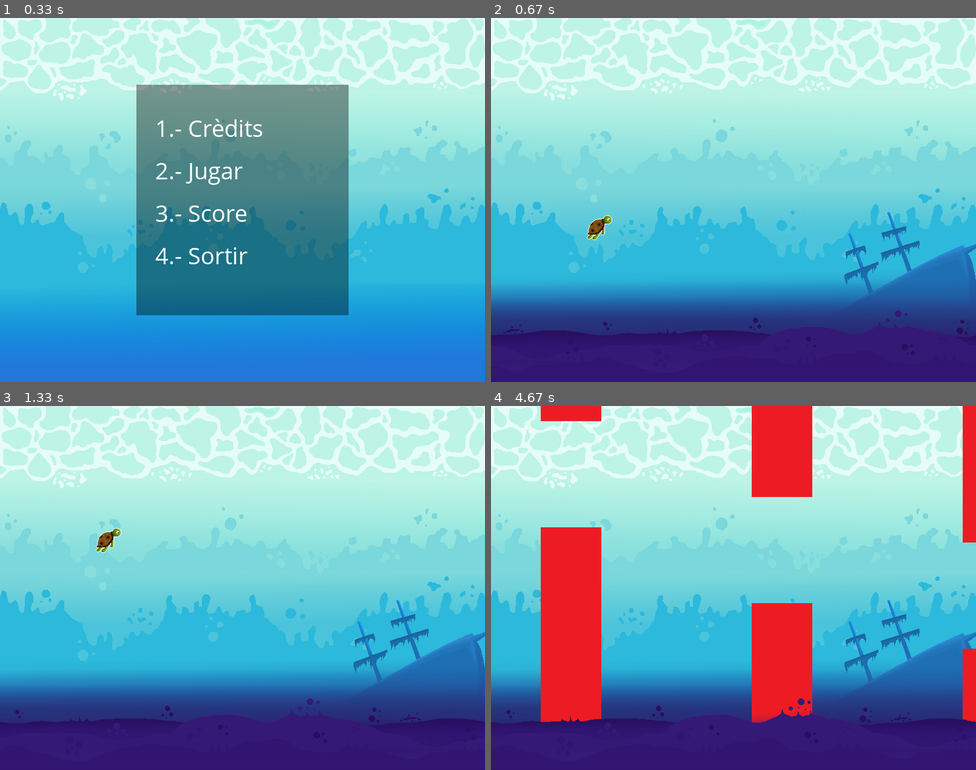
Above: before the commit, frames 1-4 (two rows, left to right).
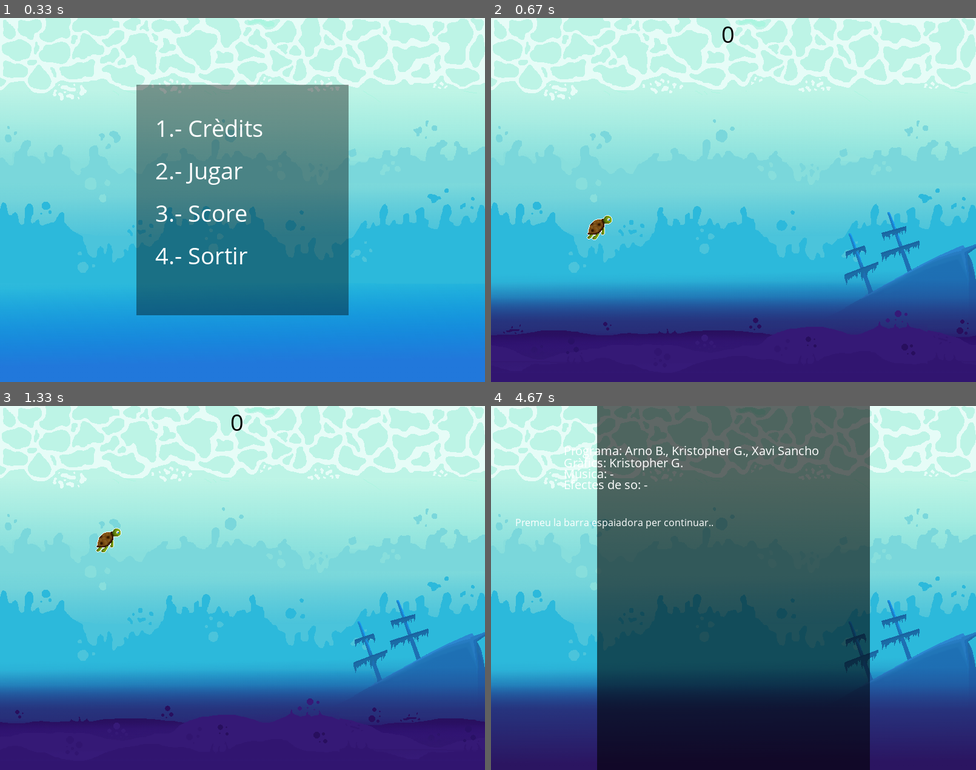
Above: after the commit, the same moments.

Repository: abrsc/M14IntroduccioPython
Game: pygame game, started from Pygame/Projecte Flappy Bird/flappyturtle.py
Same seed, same stepped clock (60 frames per second), same inputs: the game is played once before the commit and once after it.
Inputs (mouse positions are in pixels of both pictures, inside the frame that each line leads up to):
- Up to frame 1 (0.33 s): no input
- Up to frame 2 (0.67 s): tap 2 at 0.33 s
- Up to frame 3 (1.33 s): tap Space at 0.67 s; click (92, 533) at 1.05 s
- Up to frame 4 (4.67 s): click (912, 715) at 1.38 s; click (743, 464) at 1.72 s; click (709, 682) at 2.05 s; tap 1 at 2.33 s

Frame 1 is identical in both runs. In frame 2, less than 0.1% of the frame differs, in the area x 47-50%, y 2-7%; in frame 3, less than 0.1%; in frame 4, 65%, in the area x 0-100%, y 0-100%.

Commit message:
resolt d'alguns bug

Diff:
--- a/Pygame/Projecte Flappy Bird/flappyturtle.py
+++ b/Pygame/Projecte Flappy Bird/flappyturtle.py
@@ -23,24 +23,21 @@
 #Si tenem que calcular temps, necessitem aquesta variable per evitar que hi ha coses que apparecen si les intervales no són valides.
 temps_pause = 0
 
-temps_obstaculos = 1440 # 1,4 segons per obstaculo
-obstaculos = [] #Llista per guardar els obstaculos
-temps_ultim_obstaculo = 0
+temps_obstaculos = 1440 # 1,4 segons entre obstacles
 velocitat_obstaculos = 4
-ultima_posicio = 0
-comptador = 0
-
-#variables
+
+#jugador
 gravitat = 0.2
 velocitat_tortuga = 0
+best_score = 0
 
 
 pygame.init()
 pantalla = pygame.display.set_mode((AMPLADA, ALTURA))
 pygame.display.set_caption("Flappy Turtle")
 background = pygame.image.load(BACKGROUND_IMAGE).convert()
-pos_x_suelo = 0
 altures_obstaculos = [400,325,200]
+
 
 #FPS
 clock = pygame.time.Clock()
@@ -123,9 +120,18 @@
     if partida == True:
         current_time = pygame.time.get_ticks()
         player_rect = imatge_tortuga.get_rect(midbottom=(AMPLADA // 4.5, ALTURA - 270))
+        game_over = False
         pause = False
-
-        while True:
+        score = 0
+        comptador = 0 #Per evitar que els obstacles aparacen multiples veces seguides.
+        ultima_posicio = 0 #Per saber qué estava l'ultima posició dels obstacles.
+        temps_ultim_obstaculo = 0 #La ultima vegada que va venir el obstaculo.
+        pos_x_suelo = 0 #La posicio del suelo
+        obstaculos = [] #Llista per guardar els obstaculos
+
+
+
+        while partida:
             current_time = pygame.time.get_ticks()
             for event in pygame.event.get():
                 if event.type == pygame.QUIT:
@@ -154,6 +160,14 @@
                 else:
                     pantalla.blit(imatge_obstaculo,obstaculo)
 
+                if player_rect.colliderect(obstaculo):
+                    velocitat_tortuga = 0
+                    game_over = True
+
+            if player_rect.top < 2 or player_rect.bottom > 500:
+                velocitat_tortuga = 4
+                game_over = True
+
             if current_time - temps_ultim_obstaculo >= temps_obstaculos:
                 pos_aleatoria_obstaculo = random.choice(altures_obstaculos)
                 obstaculo_abajo = imatge_obstaculo.get_rect(midtop = (900,pos_aleatoria_obstaculo))
@@ -169,6 +183,7 @@
                 ultima_posicio = pos_aleatoria_obstaculo
 
                 temps_ultim_obstaculo = current_time
+
 
             pantalla.blit(imatge_tortuga, player_rect)
             velocitat_tortuga += gravitat
@@ -191,10 +206,26 @@
                     current_time = pygame.time.get_ticks()
                 temps_ultim_obstaculo = current_time - temps_pause + temps_ultim_obstaculo
 
+            TextPantalla(pantalla,'Comic Sans MS', 40, str(score),(0,0,0),(380,0))
+
             pos_x_suelo -= 4
             imprimir_suelo()
             if pos_x_suelo <= -800:
                 pos_x_suelo = 0
 
+            if game_over == True:
+                if score > best_score:
+                    best_score = score
+                partida = False
+                try:
+                    obstaculo_abajo = 0
+                    obstaculo_arriba = 0
+
+
+                except:
+                    continue
+                menuprincipal()
+
+
             pygame.display.update()
             clock.tick(fps)
